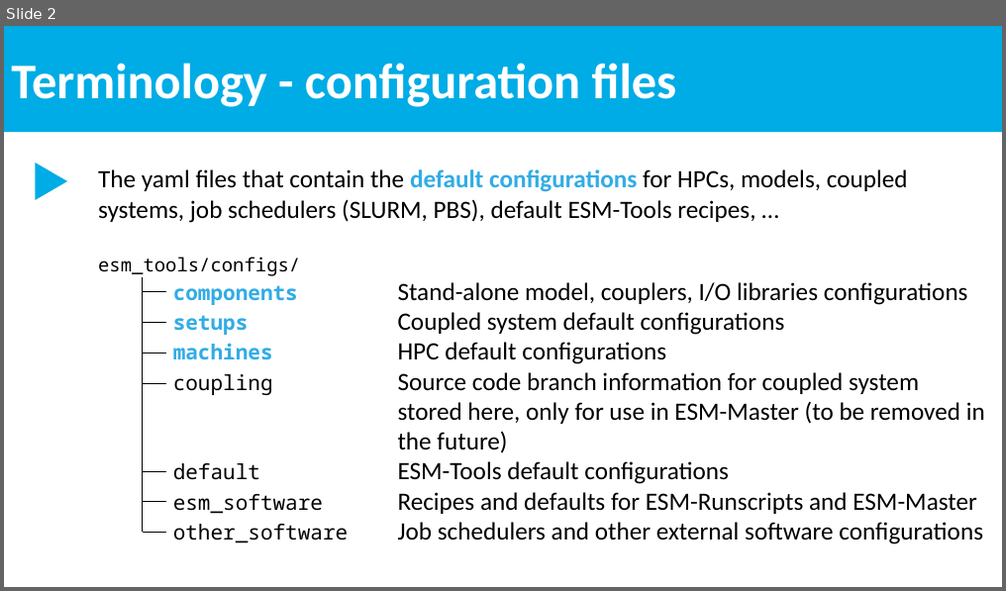
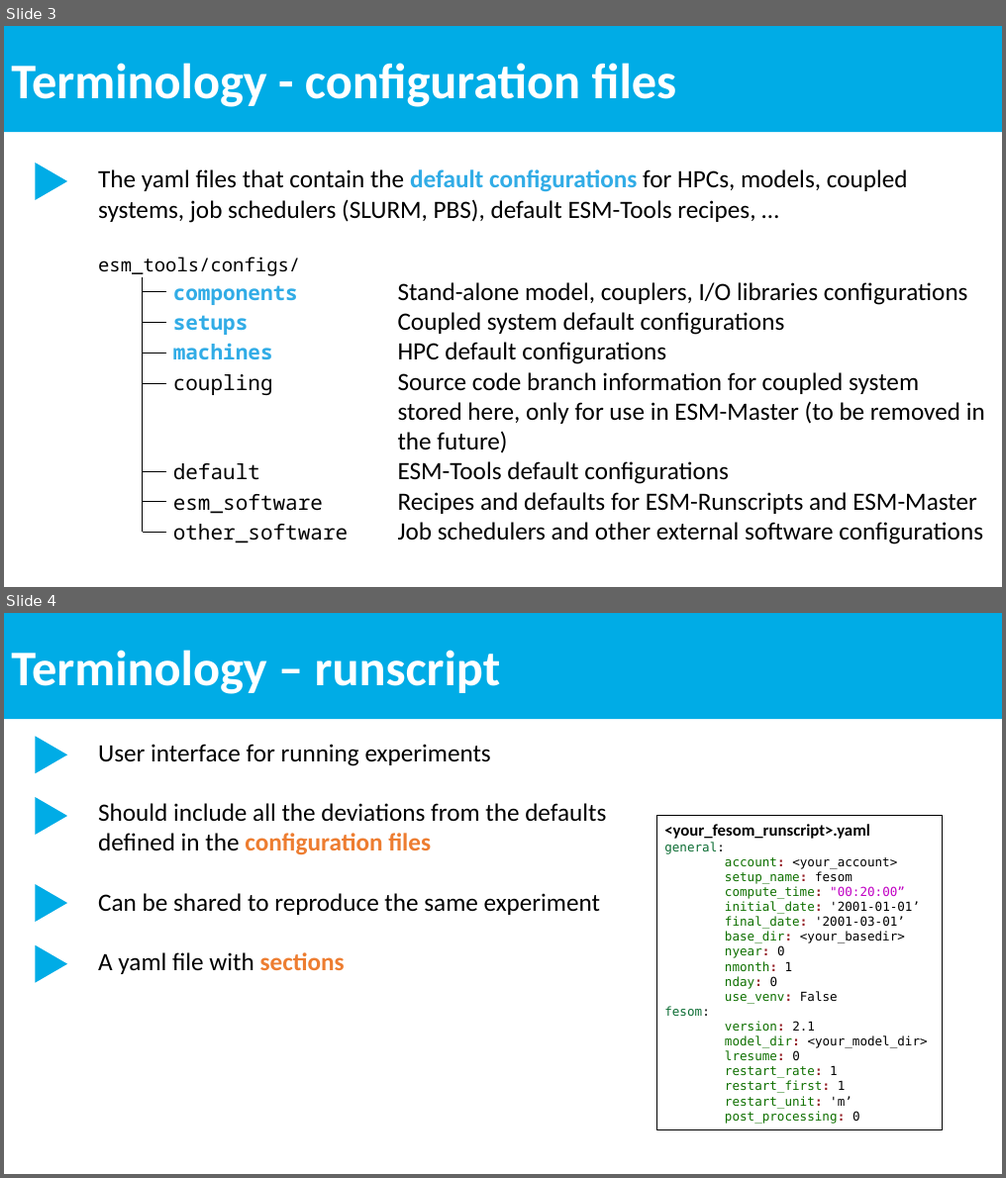
Before and after one commit to esm-tools/workshops, a slide deck: PalMod2022/docs/ESM-Tools terminology.pptx. Shown one above the other, each under a label of ours: slide 2 before the commit, slides 3 and 4 after it. The pictures are 1006x591 and 1006x1178 pixels, drawn with LibreOffice and Linux fonts; fonts in the diff are those of the drawing. Boxes give left, top, right and bottom in pixels: in the first picture for what was removed or moved away, otherwise in the second. Text is boxed around its words. In the diff, an @@ line names an element or a change of style, - is before the commit and + after.

Commit message:
big push to the terminology

```diff
--- a/PalMod2022/docs/ESM-Tools terminology.pptx
+++ b/PalMod2022/docs/ESM-Tools terminology.pptx
@@ slide 4 added at [4,613,1002,1174], background #FFFFFF @@
@@ rectangle added at [4,613,1002,719], fill #00ACE6, 48 pt, text #FFFFFF, bold @@
+Terminology – runscript
@@ triangle added at [35,736,67,773], fill #00ACE6 @@
@@ text added at [98,744,606,974], 24 pt, text #000000 @@
+User interface for running experiments
+Should include all the deviations from the defaults
+defined in the configuration files
+Can be shared to reproduce the same experiment
+A yaml file with sections
@@ triangle added at [35,797,67,835], fill #00ACE6 @@
@@ rectangle added at [657,816,943,1131], outline #000000 1 pt, 12 pt, text #0F7001 @@
+<your_fesom_runscript>.yaml
+general:
+account: <your_account>
+setup_name: fesom
+compute_time: "00:20:00”
+initial_date: '2001-01-01’
+final_date: '2001-03-01’
+base_dir: <your_basedir>
+nyear: 0
+nmonth: 1
+nday: 0
+use_venv: False
+fesom:
+version: 2.1
+model_dir: <your_model_dir>
+lresume: 0
+restart_rate: 1
+restart_first: 1
+restart_unit: 'm’
+post_processing: 0
@@ triangle added at [35,884,67,922], fill #00ACE6 @@
@@ triangle added at [35,946,67,983], fill #00ACE6 @@
@@ what was slide 2 is now slide 3 @@
```
Also in this commit, not shown: 6 other slides added.
